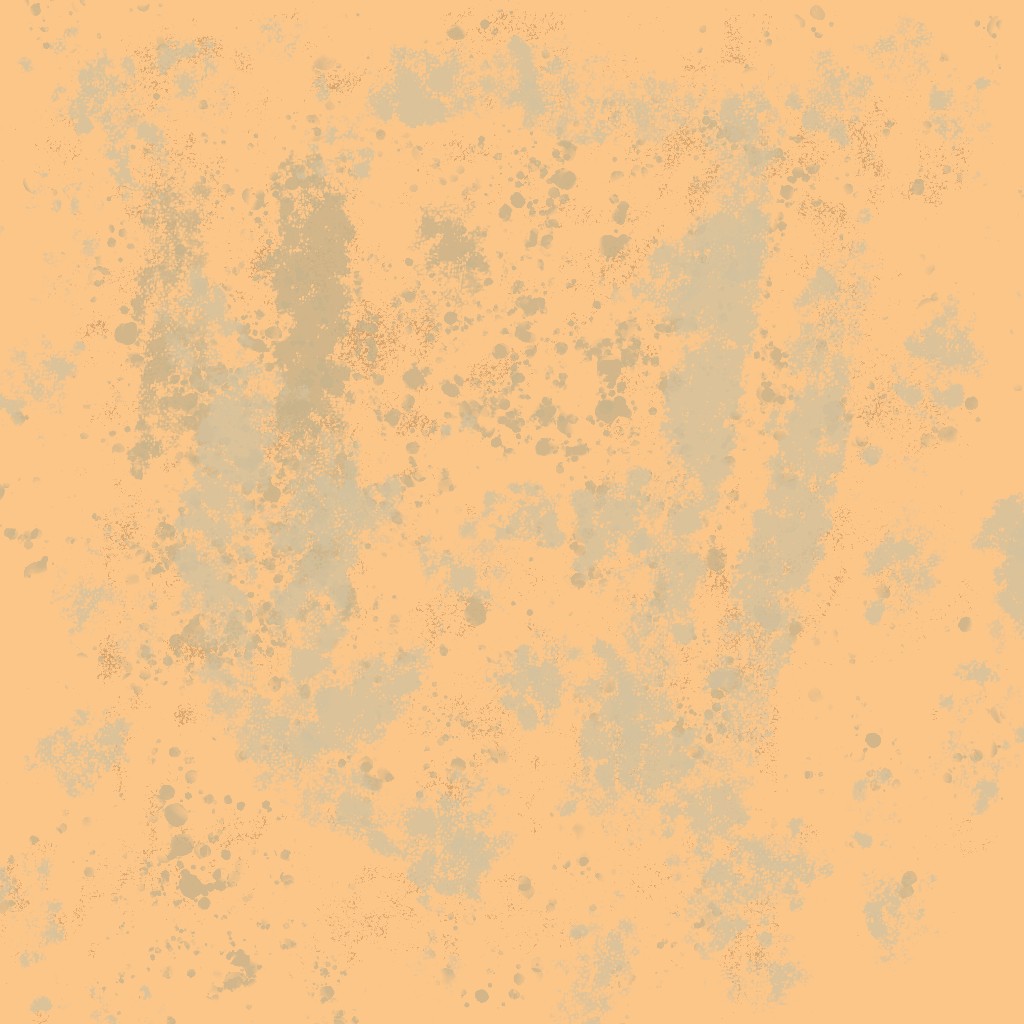
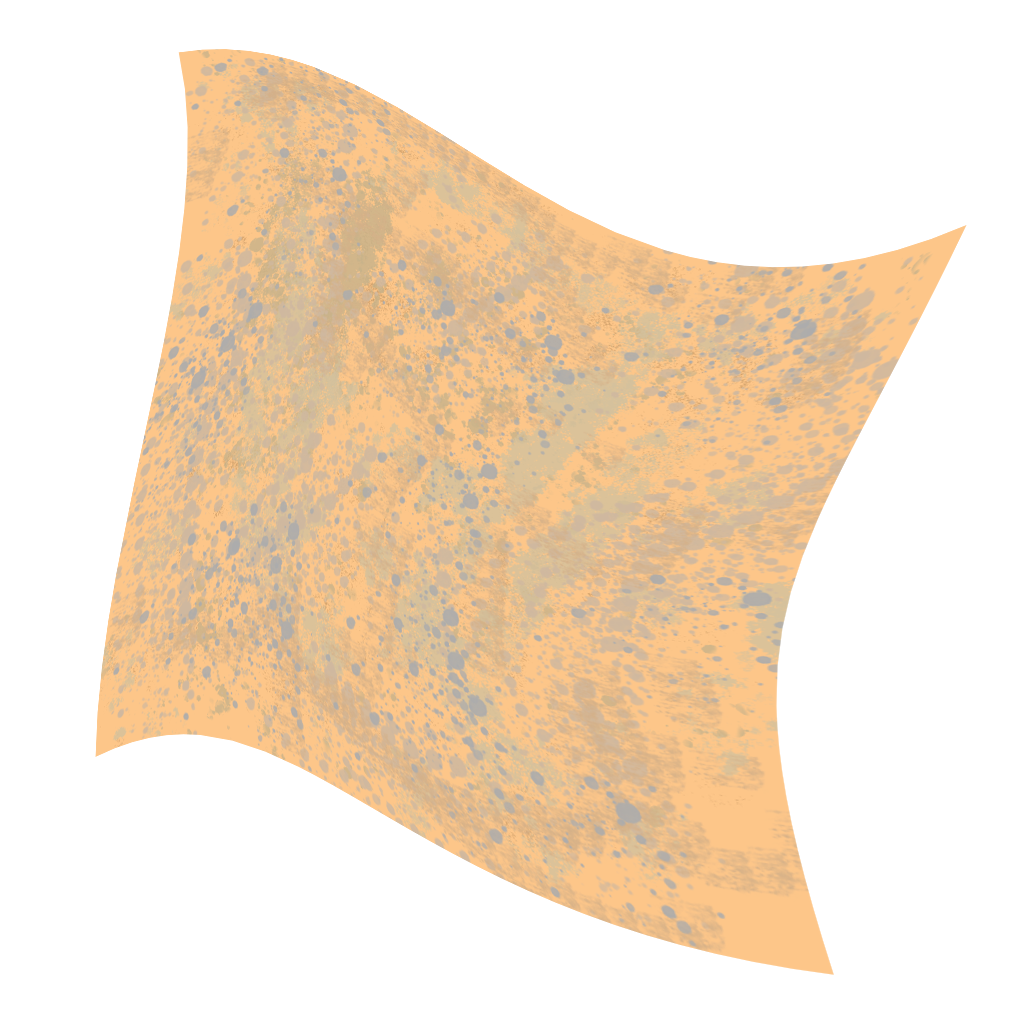
Layer changes from the first 1024 x 1024 image to the second:
painted on "Base Textures" over [0, 0, 1024, 1024]
removed layer "Background" over [0, 0, 1024, 1024]
